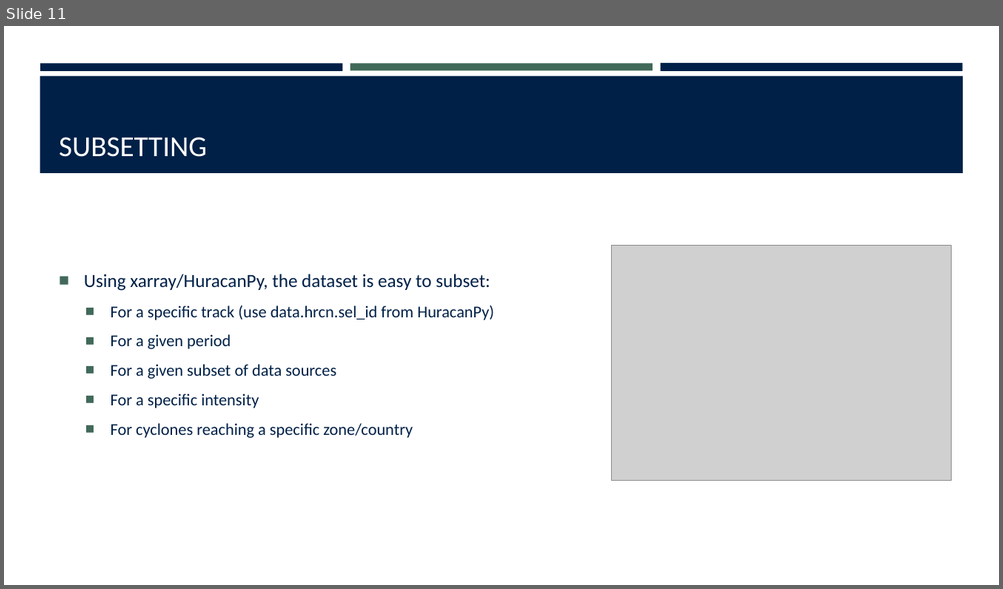
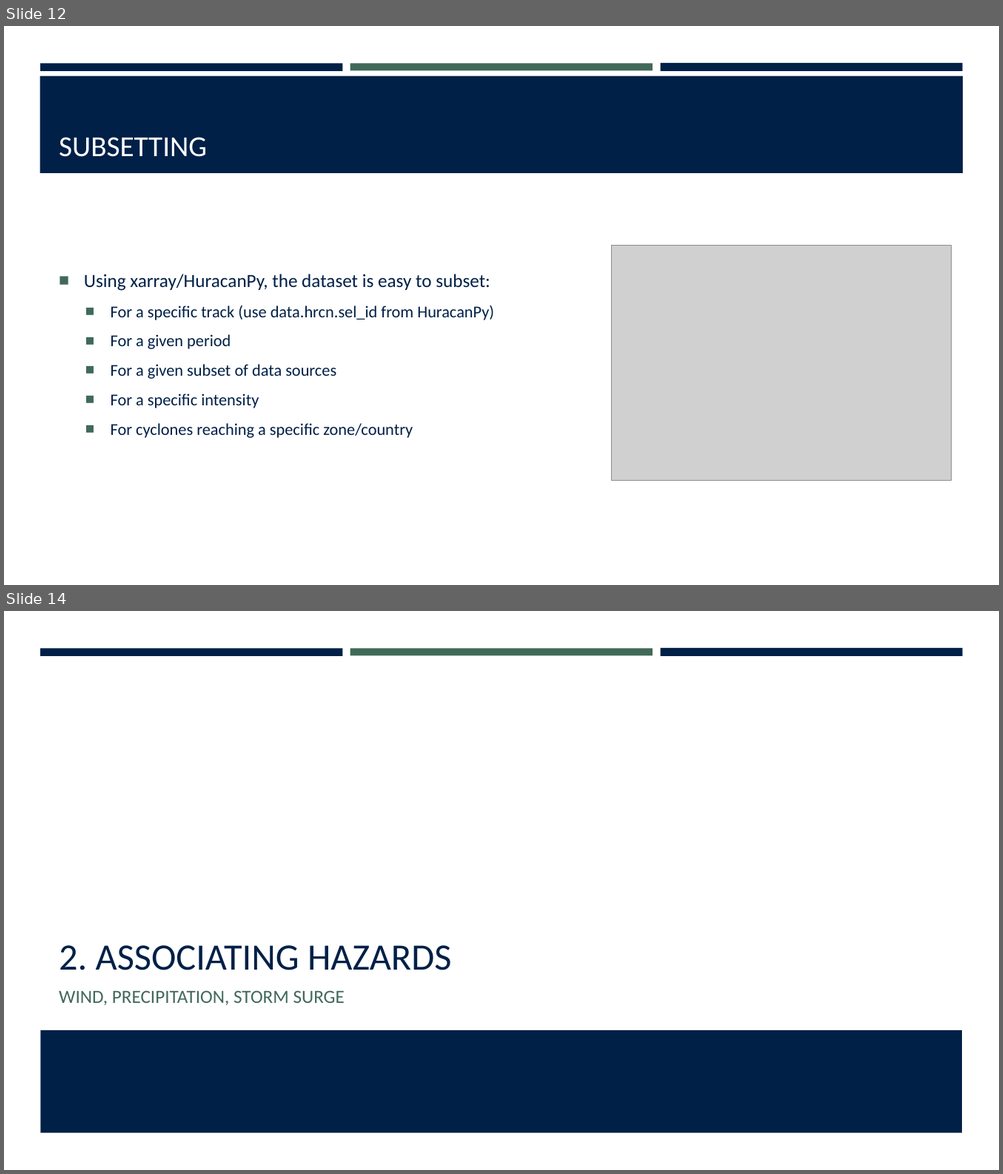
Before and after one commit to Huracan-project/extended-ibtracs, a slide deck: extended_ibtracs.pptx. Shown one above the other, each under a label of ours: slide 11 before the commit, slides 12 and 14 after it; the slides between them are not shown. The pictures are 1003x589 and 1003x1174 pixels, drawn with LibreOffice and Linux fonts; fonts in the diff are those of the drawing; grey boxes stand for pictures. Boxes give left, top, right and bottom in pixels: in the first picture for what was removed or moved away, otherwise in the second. Text is boxed around its words. In the diff, an @@ line names an element or a change of style, - is before the commit and + after.

```diff
--- a/extended_ibtracs.pptx
+++ b/extended_ibtracs.pptx
@@ slide 14 added at [4,611,999,1170], background #FFFFFF; not listed: 3 template elements that a slide beside it also shows @@
@@ title added at [59,945,451,971], 36 pt, text #002047 @@
+2. ASSOCIATING HAZARDS
@@ text added at [59,991,344,1005], 18 pt, text #416959 @@
+WIND, PRECIPITATION, STORM SURGE
@@ rectangle added at [40,1031,962,1133], fill #002047 @@
@@ what was slide 11 is now slide 12 @@
```
Also in this commit, not shown: 2 slides changed, 3 other slides added, 3 slides removed.
